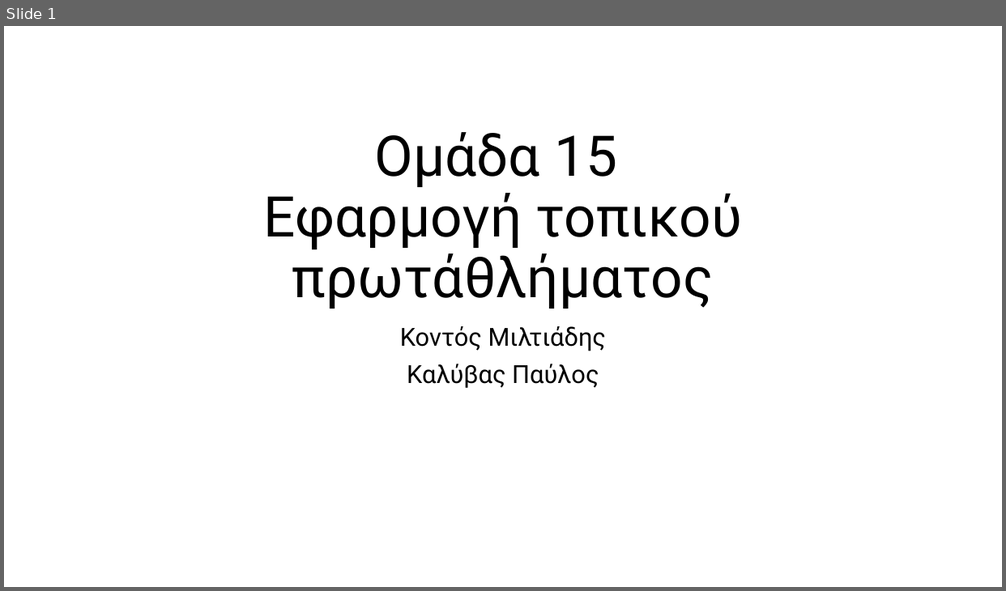
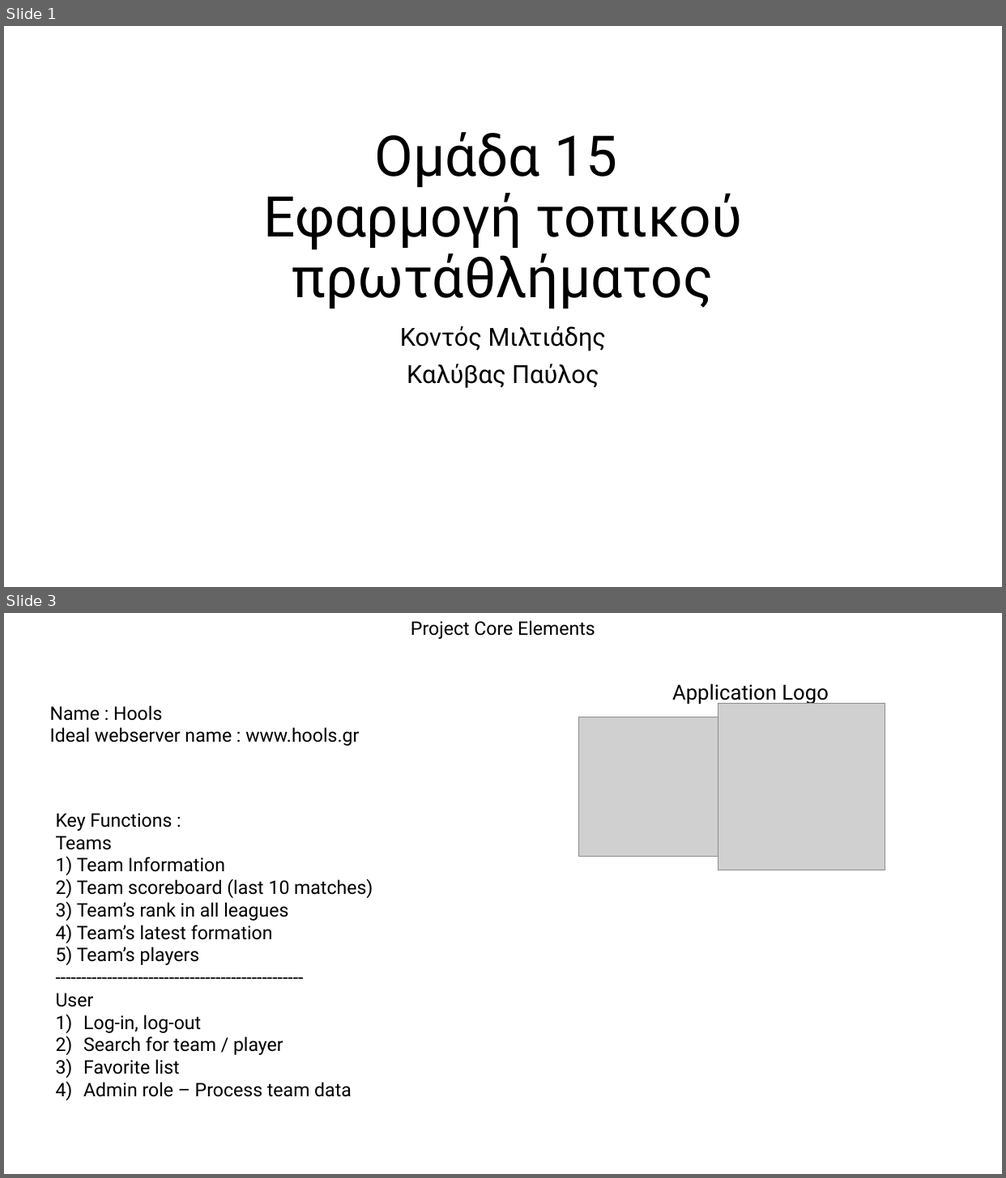
Before and after one commit to Miltiadis-Kon/Hools, a slide deck: datagrams/Ομάδα 15.pptx. Shown one above the other, each under a label of ours: slide 1 before the commit, slides 1 and 3 after it; the slides between them are not shown. The pictures are 1006x591 and 1006x1178 pixels, drawn with LibreOffice and Linux fonts; fonts in the diff are those of the drawing; grey boxes stand for pictures. Boxes give left, top, right and bottom in pixels: in the first picture for what was removed or moved away, otherwise in the second. Text is boxed around its words. In the diff, an @@ line names an element or a change of style, - is before the commit and + after.

```diff
--- a/datagrams/Ομάδα 15.pptx
+++ b/datagrams/Ομάδα 15.pptx
@@ slide 3 added at bbox=[4, 613, 1002, 1174], background #FFFFFF @@
@@ text added at bbox=[411, 620, 595, 639], 18 pt, text #000000 @@
+Project Core Elements
@@ title added at bbox=[672, 683, 829, 705], 20 pt, text #000000 @@
+Application Logo
@@ text added at bbox=[50, 705, 359, 746], 18 pt, text #000000 @@
+Name : Hools
+Ideal webserver name : www.hools.gr
@@ picture added at bbox=[718, 704, 885, 871] @@
@@ picture added at bbox=[579, 717, 718, 856] @@
@@ text added at bbox=[56, 813, 373, 1097], 18 pt, text #000000 @@
+Key Functions :
+Teams
+1) Team Information
+2) Team scoreboard (last 10 matches)
+3) Team’s rank in all leagues
+4) Team’s latest formation
+5) Team’s players
+------------------------------------------------
+User
+1) Log-in, log-out
+2) Search for team / player
+3) Favorite list
+4) Admin role – Process team data
```
Also in this commit, not shown: 1 slide changed, 2 other slides added.
